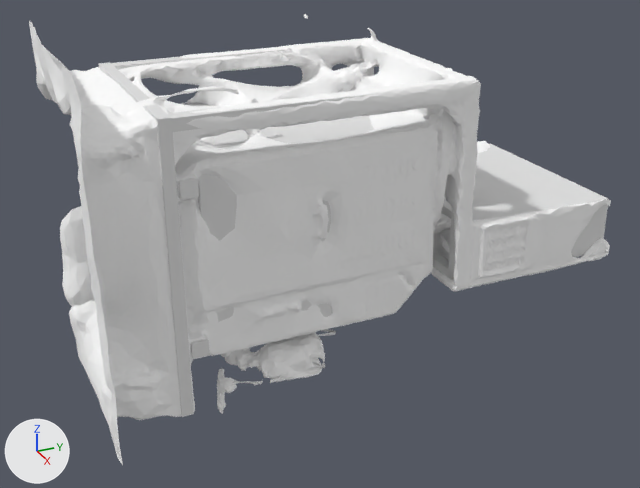
Renders of the FBX model Assets/Models/maschine_occlusion.fbx from each side of a commit.
The view is the same before and after, from a 50 mm lens placed at (2.495, -1.374, 1.249), pointed at (0.2, -0.341, 0.101). Arrows for +X, +Y and +Z are at lower left; the lights stay in place. Where no turn or scale is listed for an object, it has been applied to the vertices.

Before the edit, the objects in view are built like this:
```python
me_cube = bpy.data.meshes.new('Cube')
me_cube.from_pydata(...)  # 10 vertices, 8 faces; spans x -0.164..0.442, y -0.784..-0.09, z -0.049..0.499
me_cube.materials.append(mat_material)  # white #e7e7e7
me_cube_001 = bpy.data.meshes.new('Cube.001')
me_cube_001.from_pydata(...)  # 8 vertices, 6 faces; spans x -0.387..0.275, y -0.243..0.265, z -0.127..0.071
me_textured = bpy.data.meshes.new('textured')
me_textured.from_pydata(...)  # 23247 vertices, 46326 faces; spans x -0.21..0.54, y -1.09..0.56, z -0.29..0.77
me_textured.materials.append(mat_textured_0)  # its picture is missing
ob_block = bpy.data.objects.new('Block', me_cube_001)
ob_block.location = (0.202, 0.279, 0.136)
ob_main_part = bpy.data.objects.new('Main Part', me_cube)
ob_main_part.location = (0.0, 0.0, 0.0)
ob_textured = bpy.data.objects.new('textured', me_textured)
ob_textured.location = (0.0, 0.0, 0.0)
# also in view: 'Frame' at (0.144, -0.437, 0.219)
```
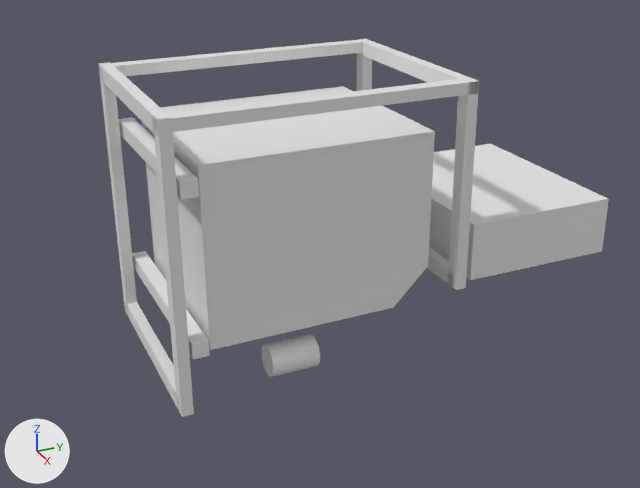
Location of each change, [x1, y1, x2, y2] in pixels of the pictures (640 x 488 px):
'textured', deleted
    before: [29, 14, 611, 465]
'Funnel', added
    after: [262, 334, 320, 377]
'Main Part', unchanged, uncovered by the edit
    before: [185, 103, 410, 322]
    after: [142, 86, 435, 350]
'Frame', unchanged, uncovered by the edit
    before: [98, 46, 479, 417]
    after: [98, 39, 479, 417]

The change, as a list of edits to the scene's bpy script:
```text
Add me_cylinder_002:
    me_cylinder_002.from_pydata(...)  # 400 vertices, 204 faces; spans x -0.0481..0.0481, y -0.0742..0.0742, z -0.0481..0.0481
Remove ob_textured:
    ob_textured = bpy.data.objects.new('textured', me_textured)
    ob_textured.location = (0.0, 0.0, 0.0)
Add ob_funnel:
    ob_funnel = bpy.data.objects.new('Funnel', me_cylinder_002)
    ob_funnel.location = (0.403, -0.527, -0.141)
```
